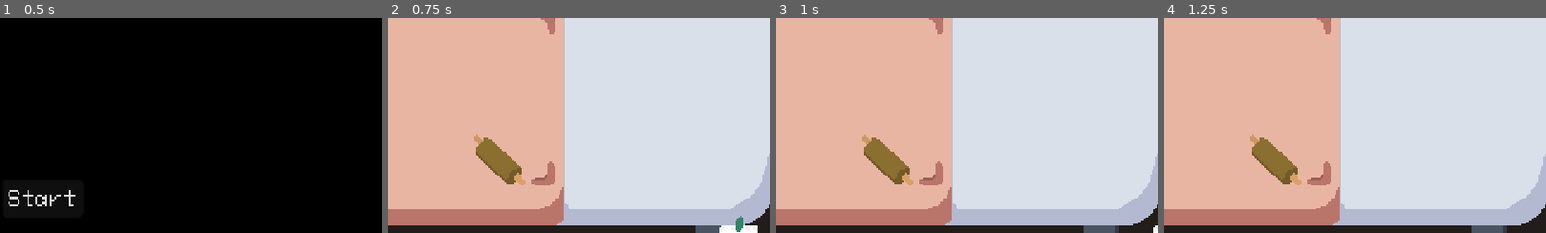
Above: before the commit, frames 1-4 (left to right).
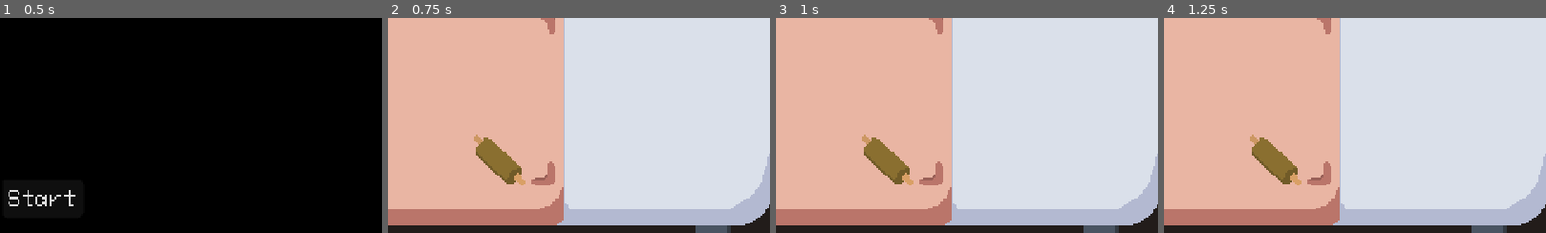
Above: after the commit, the same moments.

Repository: martindzejky/pizza-game
Game: Godot game, scene res://scenes/start.tscn
Same seed, same stepped clock (60 frames per second), same inputs: the game is played once before the commit and once after it.
Inputs:
- Up to frame 1 (0.5 s): no input
- Up to frame 2 (0.75 s): click "Start" at 0.5 s
- Up to frame 3 (1 s): no input
- Up to frame 4 (1.25 s): no input
The pictures show only the part of the screen within x 50-100%, y 50-100%; the shares and areas given below are measured in that part.

Frame 1 is identical in both runs. In frame 2, 0.4% of the frame differs, in the area x 86-97%, y 92-100%; in frame 3, less than 0.1%; in frame 4, nothing differs.

Commit message:
orders now appear in vertical queue

Diff:
--- /dev/null
+++ b/objects/orders/indicator.gd
@@ -0,0 +1,12 @@
+@tool
+extends Node2D
+
+# Draws a point where the orders will land
+
+func _draw():
+    if Engine.is_editor_hint():
+        draw_line(Vector2(0, 0), Vector2(0, -60), Color(1, .2, .2), 2)
+        draw_circle(Vector2(0, -60), 4, Color(.2, 1, .2))
+
+        for i in range(5):
+            draw_circle(Vector2(0, -60 - i*30), 4, Color(.2, .2, 1, .4))
--- a/objects/orders/order.gd
+++ b/objects/orders/order.gd
@@ -13,7 +13,7 @@
 # Required ingredients for the recipe. If there is an ingredient multiple times, an extra amount is required.
 var recipe: Array
 
-# tweening
+# tweening the popup
 var tween: Tween
 var showPreview = false
 
@@ -23,13 +23,13 @@
 
     Effects.sound("order")
 
-    var x = -20
-    var newX = 20 + randf() * 30
-    var y = -70 + randf() * 140
-    var time = 0.2 + randf() * 0.4
+    var tween := create_tween()
+    tween.tween_property(self, "position:y", -60, 0.6).as_relative().set_ease(Tween.EASE_OUT)
 
-    var tween := create_tween()
-    tween.tween_property(self, "position", Vector2(newX, y), time).from(Vector2(x, y)).set_ease(Tween.EASE_OUT)
+    # move all other orders up
+    for child in get_parent().get_children():
+        if child != self and child.is_in_group("order"):
+            child.moveUp()
 
     # generate recipe
     recipe = []
@@ -97,6 +97,19 @@
                 _onClick()
 
 
+func moveUp() -> void:
+    # move up when a new order arrives, unless we are already done/failed
+    if not is_in_group("order"): return
+
+    var count = get_parent().get_child_count()
+    var delay = (count - get_index()) * 0.15 + 0.07
+
+    var time = 0.4
+    var tween := create_tween()
+    tween.tween_property(self, "position:y", -30, time).as_relative().set_delay(delay)
+
+
+
 # Called by Pizzas when a pizza fulfilling this order is delivered.
 func accept(score: float) -> void:
     $check.show()
@@ -127,5 +140,5 @@
     # leave transition
 
     var tween := create_tween()
-    tween.tween_property(self, "position:x", -100, 0.5).as_relative().set_ease(Tween.EASE_OUT).set_delay(3.0)
+    tween.tween_property(self, "position:x", 60, 0.4).as_relative().set_ease(Tween.EASE_IN).set_delay(3.0)
     tween.tween_callback(queue_free)
--- a/objects/orders/order.tscn
+++ b/objects/orders/order.tscn
@@ -46,21 +46,18 @@
 grow_vertical = 0
 
 [node name="container" type="VBoxContainer" parent="preview/panel"]
-layout_mode = 2
 offset_left = 20.0
 offset_top = 30.0
 offset_right = 380.0
 offset_bottom = 194.0
 
 [node name="title" type="Label" parent="preview/panel/container"]
-layout_mode = 2
 offset_right = 360.0
 offset_bottom = 25.0
 theme_override_colors/font_color = Color(0.827451, 0.827451, 0.827451, 1)
 text = "Pizza order"
 
 [node name="recipe" type="HFlowContainer" parent="preview/panel/container"]
-layout_mode = 2
 offset_top = 35.0
 offset_right = 360.0
 offset_bottom = 35.0
--- a/objects/orders/orders.tscn
+++ b/objects/orders/orders.tscn
@@ -1,7 +1,9 @@
-[gd_scene load_steps=3 format=3 uid="uid://dpt3y827i5pe0"]
+[gd_scene load_steps=5 format=3 uid="uid://dpt3y827i5pe0"]
 
 [ext_resource type="Script" path="res://objects/orders/orders.gd" id="1_0nujt"]
 [ext_resource type="PackedScene" uid="uid://qn2hf24a86cg" path="res://objects/orders/order.tscn" id="2_1mna5"]
+[ext_resource type="Texture2D" uid="uid://dg7n56tkyfw5f" path="res://sprites/order.png" id="3_rnaqy"]
+[ext_resource type="Script" path="res://objects/orders/indicator.gd" id="4_ejc7x"]
 
 [node name="orders" type="Node2D" groups=["orders"]]
 script = ExtResource("1_0nujt")
@@ -11,6 +13,11 @@
 wait_time = 10.0
 autostart = true
 
-[node name="order" parent="." instance=ExtResource("2_1mna5")]
+[node name="sprite" type="Sprite2D" parent="."]
+texture = ExtResource("3_rnaqy")
+
+[node name="indicator" type="Node2D" parent="."]
+script = ExtResource("4_ejc7x")
+distance = 60.0
 
 [connection signal="timeout" from="timer" to="." method="_on_timer_timeout"]
--- a/objects/table/table.tscn
+++ b/objects/table/table.tscn
@@ -24,7 +24,7 @@
 shape = SubResource("RectangleShape2D_qmpfi")
 
 [node name="orders" parent="." instance=ExtResource("3_mtrua")]
-position = Vector2(458, 213)
+position = Vector2(460, 202)
 
 [node name="plate" parent="." instance=ExtResource("2_eynit")]
 position = Vector2(41, 41)
